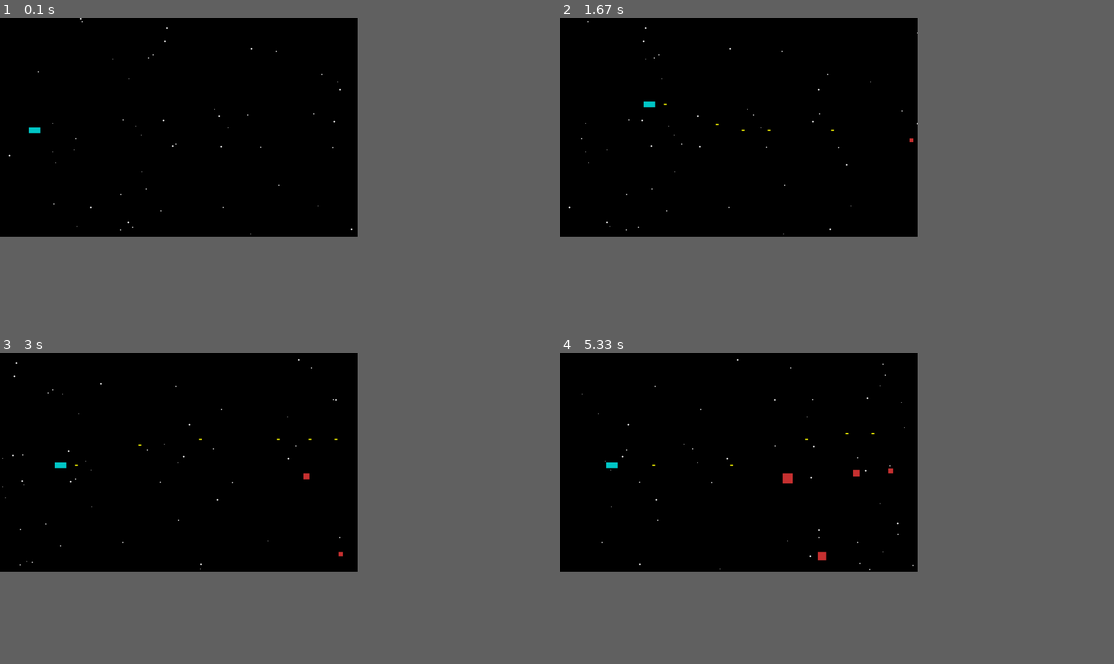
Above: before the commit, frames 1-4 (two rows, left to right).
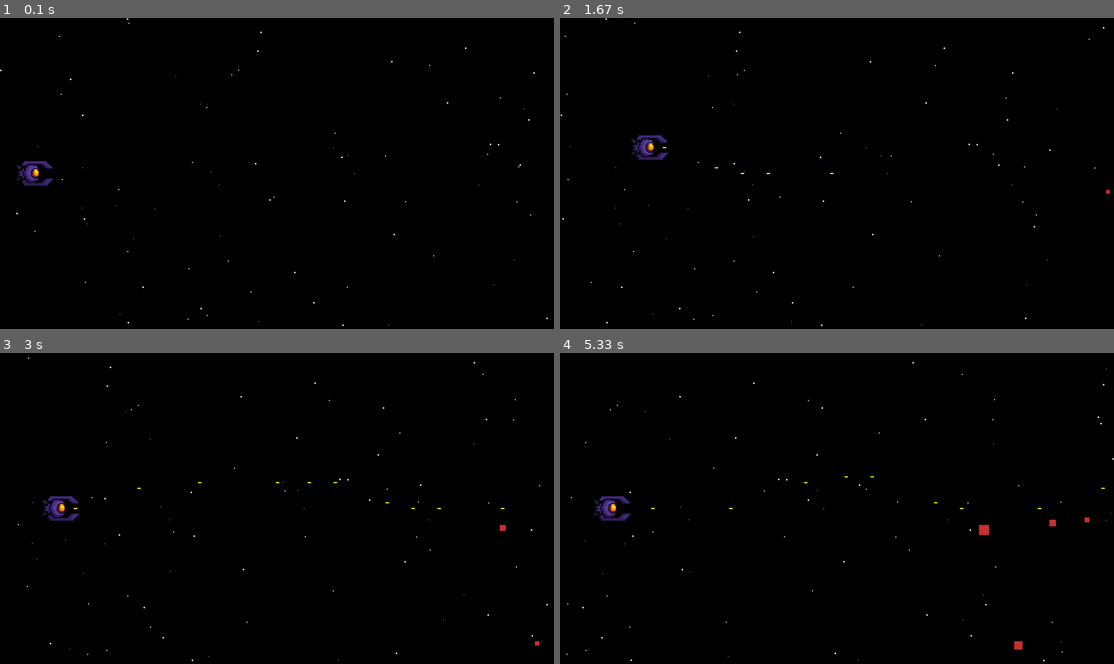
Above: after the commit, the same moments.

Repository: JoviOakz/PyGameFaculdade
Game: pygame game, started from arcSpacshpPrototype.py
Two runs of this game, one before a commit and one after it. Both use one fixed random seed, a clock stepped at 60 frames per second and the inputs below.
Inputs:
- Up to frame 1 (0.1 s): no input
- Up to frame 2 (1.67 s): tap Space at 0.33, 0.73, 1.03, 1.23, 1.57 s; hold Right 0.67-1.13 s; hold Up 1.17-1.47 s; hold Right from 1.5 s (still down)
- Up to frame 3 (3 s): tap Space at 1.87, 2.07, 2.37, 2.63, 2.97 s; release Right at 1.97 s; hold Left 2-2.53 s; hold Down 2.57-2.87 s; hold Left from 2.9 s (still down)
- Up to frame 4 (5.33 s): tap Space at 3.27, 3.4, 3.8, 4.1, 4.47, 4.87, 5.17 s; release Left at 3.3 s; hold Up 3.33-3.7 s; hold Right 3.73-4.37 s; hold Down 4.4-4.77 s; hold Left 4.8-5.27 s; hold Right from 5.3 s (still down)
The window is 581x356 before the commit and 900x506 after it. Grey fills any space a smaller window leaves; there, only what the larger window draws over its background counts as a difference.

The runs differ from the first frame. In frame 1, 0.5% of the frame differs, in the area x 0-99%, y 0-100%; in frame 2, 0.6%; in frame 3, 0.6%; in frame 4, 0.9%, in the area x 1-100%, y 1-100%.

Commit message:
feat: game update 2.0

Diff:
--- a/arcSpacshpPrototype.py
+++ b/arcSpacshpPrototype.py
@@ -5,9 +5,9 @@
 pygame.init()
 
 # ----- Screen config -----
-WIDTH, HEIGHT = 1240, 760
+WIDTH, HEIGHT = 1920, 1080
 screen = pygame.display.set_mode((WIDTH, HEIGHT))
-pygame.display.set_caption("Parallax - Spaceship Arcade 2.5D")
+pygame.display.set_caption('Parallax - Spaceship Arcade 2.5D')
 
 # ----- Colors -----
 WHITE = (255, 255, 255)
@@ -19,7 +19,9 @@
 clock = pygame.time.Clock()
 
 # ----- Spaceship config -----
-ship = pygame.Rect(100, HEIGHT // 2, 40, 20)
+ship_img = pygame.image.load('Spaceship2.0Frame.png').convert_alpha()
+ship_img = pygame.transform.scale(ship_img, (141, 90))
+ship = pygame.Rect(50, (HEIGHT / 2) - (90 / 2), 141, 90)
 ship_speed = 5
 
 # ----- Bullets -----
@@ -28,7 +30,7 @@
 
 # ----- Stars (Parallax) -----
 stars = []
-for i in range(50):
+for i in range(80):
     x = random.randint(0, WIDTH)
     y = random.randint(0, HEIGHT)
     speed = random.choice([1, 2, 3])
@@ -55,7 +57,7 @@
                 sys.exit()
 
             if event.key == pygame.K_SPACE:
-                bullets.append(pygame.Rect(ship.right, ship.centery - 2, 10, 4))
+                bullets.append(pygame.Rect(ship.right - 55, ship.centery - 2, 12, 4))
 
     # ----- Spaceship movement -----
     keys = pygame.key.get_pressed()
@@ -83,24 +85,24 @@
 
     # ----- Enemy spawn -----
     spawn_timer += 1
-    if spawn_timer > 60:  # every 1 second
+    if spawn_timer > 60:
         spawn_timer = 0
         y = random.randint(50, HEIGHT - 50)
-        enemies.append({"x": WIDTH + 50, "y": y, "size": 10, "speed": 2})
+        enemies.append({'x': WIDTH + 50, 'y': y, 'size': 10, 'speed': 2})
 
     # ----- Enemy movement and growth -----
     for enemy in enemies[:]:
-        enemy["x"] -= enemy["speed"]
-        enemy["size"] += 0.1  # grows to simulate coming closer
+        enemy['x'] -= enemy['speed']
+        enemy['size'] += 0.1
 
         # ----- Remove enemy out of screen -----
-        if enemy["x"] < -50:
+        if enemy['x'] < -50:
             enemies.remove(enemy)
 
     # ----- Bullets collision -----
     for bullet in bullets[:]:
         for enemy in enemies[:]:
-            enemy_rect = pygame.Rect(enemy["x"], enemy["y"], enemy["size"], enemy["size"])
+            enemy_rect = pygame.Rect(enemy['x'], enemy['y'], enemy['size'], enemy['size'])
             if bullet.colliderect(enemy_rect):
                 bullets.remove(bullet)
                 enemies.remove(enemy)
@@ -114,7 +116,7 @@
         pygame.draw.circle(screen, WHITE, (star[0], star[1]), star[3])
 
     # ----- Spaceship -----
-    pygame.draw.rect(screen, LIGHT_BLUE, ship)
+    screen.blit(ship_img, ship)
 
     # ----- Bullets -----
     for bullet in bullets:
@@ -122,6 +124,6 @@
 
     # ----- Enemies -----
     for enemy in enemies:
-        pygame.draw.rect(screen, RED, (enemy["x"], enemy["y"], enemy["size"], enemy["size"]))
+        pygame.draw.rect(screen, RED, (enemy['x'], enemy['y'], enemy['size'], enemy['size']))
 
     pygame.display.flip()
Binary file added: Spaceship2.0Frame.png
Binary file added: Spaceship2Frame.png
Binary file added: SpaceshipFrame.png
